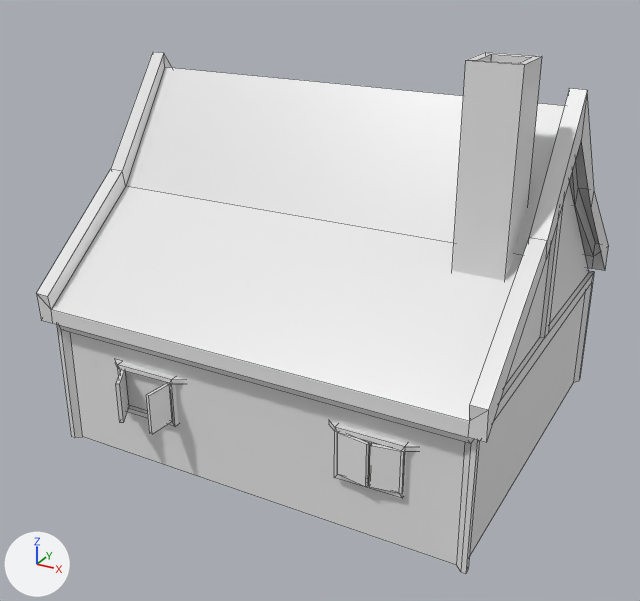
Two versions of the FBX model ProjectTowerDefence/Assets/Decoratives/House1.fbx, one commit apart.
Before and after are seen from a camera (50 mm lens) standing at (7.86, -15.23, 10.07) and looking at (-0.11, -0.73, 2.82). Arrows for +X, +Y and +Z are at lower left; the lights stay in place. Mesh edges are drawn as thin lines.
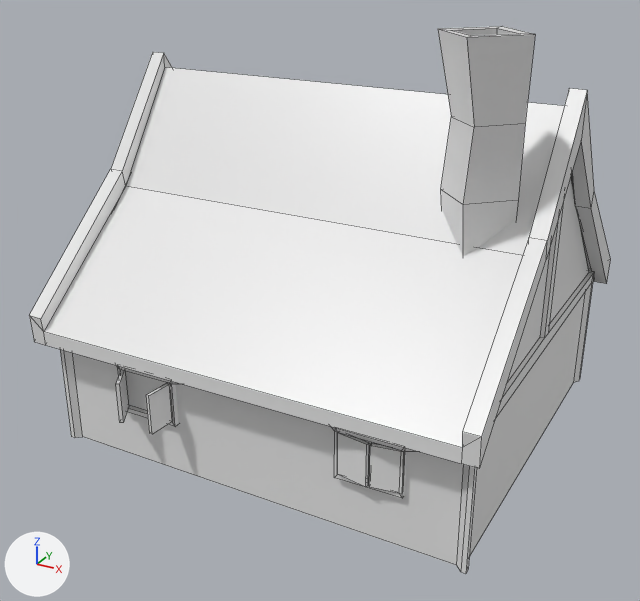
The newer file is also rescaled (x0.8) as a whole; pictures and numbers use the older file's frame.

The change, as a diff of the scene's bpy script:
```diff
--- a/ProjectTowerDefence/Assets/Decoratives/House1.fbx.py
+++ b/ProjectTowerDefence/Assets/Decoratives/House1.fbx.py
@@ me_cube_012 @@
 # used by ob_cube_012; location = (0.0, 0.0, 0.0)
-me_cube_012.from_pydata(...)  # 296 vertices, 208 faces; spans x -4.56..4.56, y -4.35..4.35, z -0.1..7.99
+me_cube_012.from_pydata(...)  # 312 vertices, 228 faces; spans x -4.59..4.59, y -4.35..4.35, z -0.1..8.42
+# me_cube_012 part 1
+# 14 vertices are removed from x 3.11..4.03, y -1.98..-1.05, z 3.67..7.99
+# 13 faces are deleted
+# 4 vertices in x 4.26..4.35, y -0.11..0.11, z 6.17 move by (0.0, 0.0, 0.2)
+# 4 vertices in x -4.35..-4.26, y -0.11..0.11, z 6.17 move by (0.0, 0.0, 0.16)
+# 3 vertices in x 4.26..4.56, y 4.0, z 2.71..3.0 move by (0.03, 0.22, -0.39)
+# 3 vertices in x 4.26..4.56, y -4.0, z 2.71..3.0 move by (-0.03, -0.15, -0.39)
+# 3 vertices in x -4.56..-4.26, y -4.0, z 2.71..3.0 move by (-0.03, -0.22, -0.39)
+# 13 vertices move from x -4.56..4.55, y -4.03..4.03, z 2.71..7.99 to x -4.59..4.59, y -4.25..4.25, z 2.29..5.7
+# 30 vertices are added at x -4.26..4.37, y -4.07..1.51, z 2.34..8.42
+# 33 new faces join them
 me_cube_012.materials.append(mat_material)
```

Changed parts and their boxes [x1, y1, x2, y2] in the pictures (640 x 601 px):
'Cube.012', reshaped
    before: [37, 52, 609, 574]
    after: [29, 26, 611, 574]
part 1 of me_cube_012, built on
    before: [37, 52, 609, 443]
    after: [29, 26, 611, 469]
